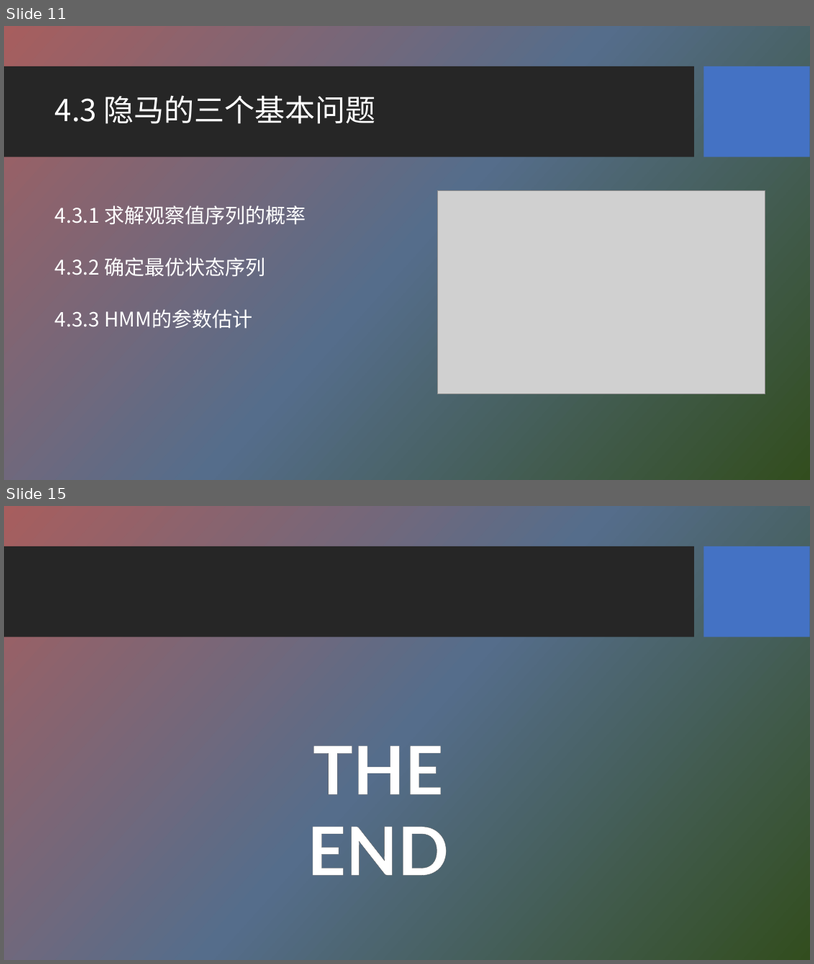
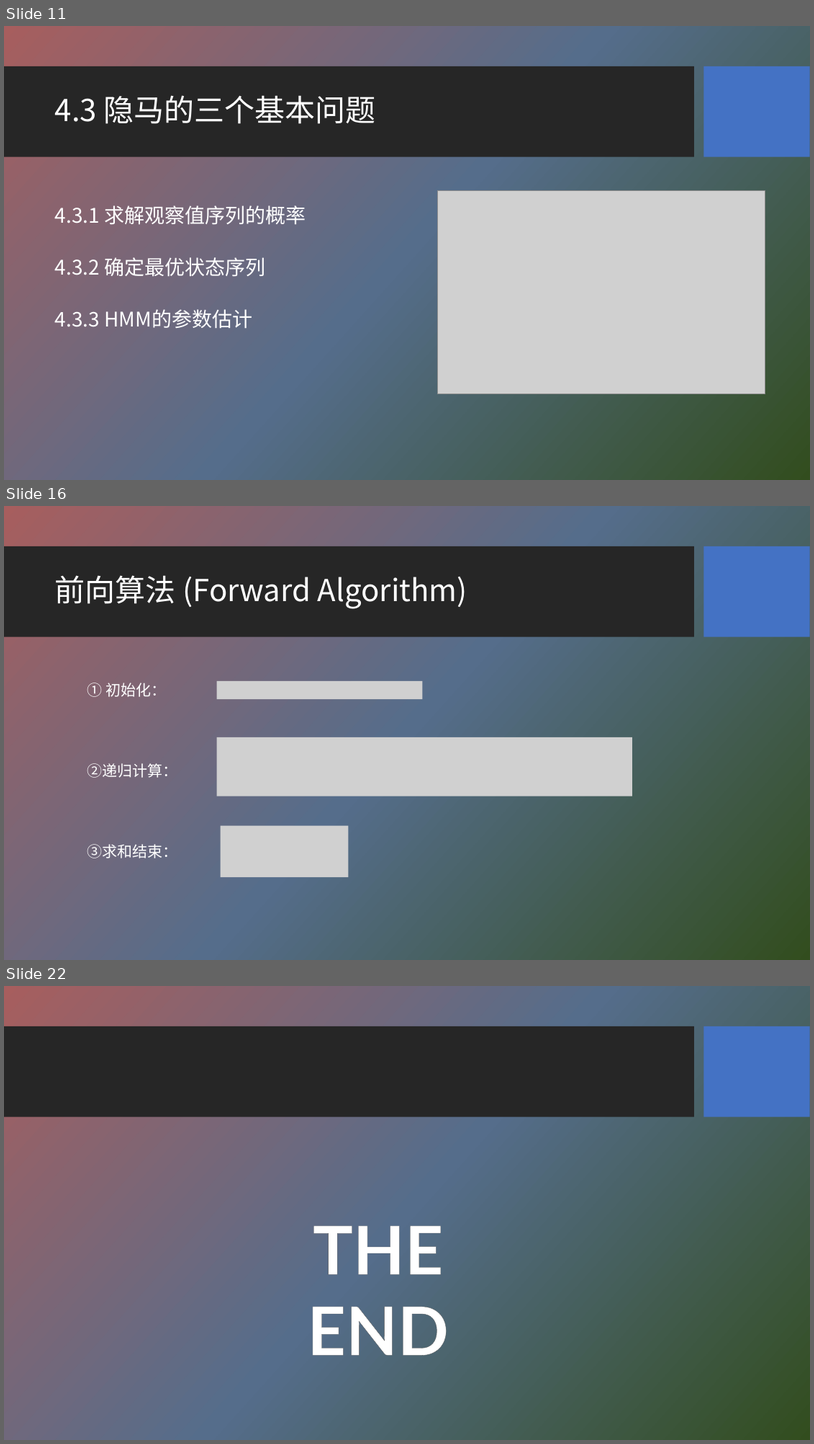
Before and after one commit to HBU/NLP_PPT, a slide deck: PPT-2020/ch04 隐马尔科夫模型.pptx. Shown one above the other, each under a label of ours: slides 11 and 15 before the commit, slides 11, 16 and 22 after it; the slides between them are not shown. The pictures are 814x964 and 814x1444 pixels, drawn with LibreOffice and Linux fonts; fonts in the diff are those of the drawing; grey boxes stand for pictures; background and template pictures are left out. Boxes give left, top, right and bottom in pixels: in the first picture for what was removed or moved away, otherwise in the second. Text is boxed around its words. In the diff, an @@ line names an element or a change of style, - is before the commit and + after.

```diff
--- a/PPT-2020/ch04 隐马尔科夫模型.pptx
+++ b/PPT-2020/ch04 隐马尔科夫模型.pptx
@@ slide 16 added at [4, 506, 810, 960], background picture (left out); not listed: 2 template elements that a slide beside it also shows @@
@@ title added at [55, 575, 468, 609], 36 pt, text #FFFFFF @@
+前向算法 (Forward Algorithm)
@@ text added at [88, 682, 166, 697], 18 pt, text #FFFFFF @@
+① 初始化：
@@ picture added at [217, 681, 422, 699] @@
@@ picture added at [217, 737, 633, 796] @@
@@ text added at [87, 763, 178, 777], 18 pt, text #FFFFFF @@
+②递归计算：
@@ picture added at [221, 826, 349, 877] @@
@@ text added at [87, 844, 178, 858], 18 pt, text #FFFFFF @@
+③求和结束：
@@ what was slide 15 is now slide 22 @@
```
Also in this commit, not shown: 3 slides changed, 8 other slides added, 2 slides removed.
